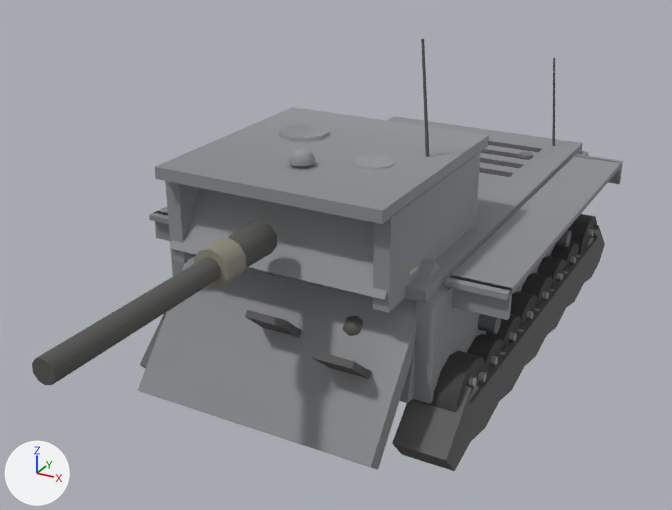
An edit to the glTF model client/assets/models/hummel.glb, drawn before and after from the same camera.
Both versions are drawn from a 50 mm lens placed at (4.32, -9.6, 5.54), pointed at (-0.04, -1.67, 1.58). Lighting does not change. The marker at lower left points along +X, +Y and +Z. The first picture is the older version. Where no turn or scale is listed for an object, it has been applied to the vertices. Vertices at exactly the same position are counted once.

Objects in the first picture: 'barrel', 'glacis', 'hullSide', 'hullTop', 'mantlet', 'tracks', 'turretRoof', 'turretSide', 'wheel13', 'wheel14' and 8 more.
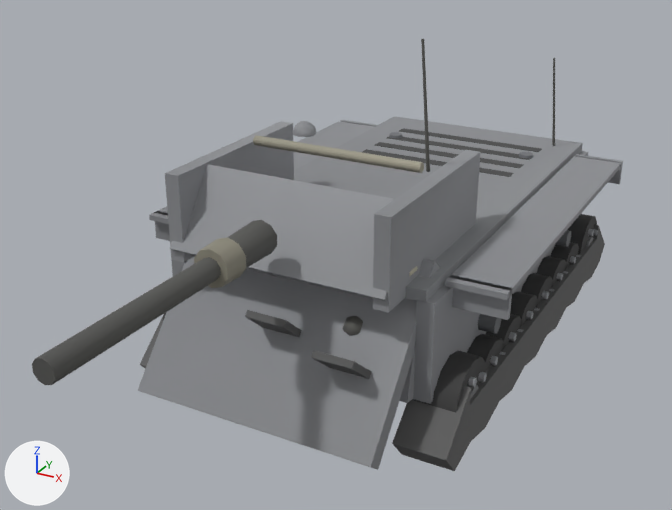
Patch to the scene script:
```diff
--- a/client/assets/models/hummel.glb.py
+++ b/client/assets/models/hummel.glb.py
@@ me_mesh_24 @@
 # used by ob_turretroof; location = (0.0, 0.0, 0.0)
-me_mesh_24.from_pydata(...)  # 105 vertices, 184 faces; spans x -1.19..1.19, y -3.1..-0.6, z 2.63..3.92
+me_mesh_24.from_pydata(...)  # 71 vertices, 124 faces; spans x -0.94..0.95, y -1.8..-1.37, z 2.63..3.92
+# me_mesh_24 part 1: a new loose piece, an 8-sided cylinder along x spanning x -0.94..0.94, y -1.8..-1.7, z 2.67..2.78, in mat_turretroof_mat
+# me_mesh_24 part 2: the loose piece of 41 vertices spanning x -0.13..0.13, y -2.53..-2.27, z 2.82..2.94 is moved by (-0.5, 0.9, -0.02)
+# me_mesh_24 part 3: the loose piece of 22 vertices spanning x -0.77..-0.24, y -1.78..-1.22, z 2.77..2.83 is deleted
+# me_mesh_24 part 4: the loose piece of 22 vertices spanning x 0.35..0.77, y -2.22..-1.78, z 2.75..2.8 is deleted
+# me_mesh_24 part 5: the loose piece of 8 vertices spanning x -1.19..1.19, y -3.1..-0.6, z 2.66..2.79 is deleted
 me_mesh_24.materials.append(mat_turretroof_mat)
```

What differs and where, as boxes (x1, y1, x2, y2) in the pictures (672 x 510 px; the box of a moved part takes in the faces that stretch with it):
'turretRoof', reshaped (47% narrower, 27% shorter)
    before: (155, 39, 489, 224)
    after: (253, 39, 430, 173)
part 1 of me_mesh_24, added
    after: (253, 135, 424, 173)
part 2 of me_mesh_24, moved or reshaped
    before: (288, 149, 315, 167)
    after: (292, 121, 316, 137)
part 3 of me_mesh_24, deleted
    before: (279, 124, 330, 142)
part 4 of me_mesh_24, deleted
    before: (353, 155, 395, 170)
part 5 of me_mesh_24, deleted
    before: (155, 107, 489, 224)
